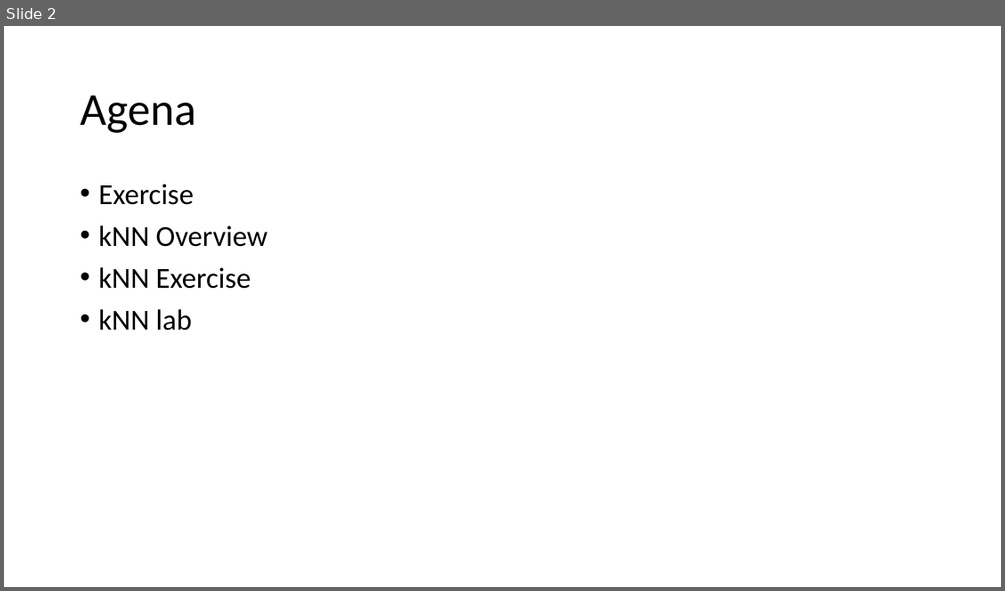
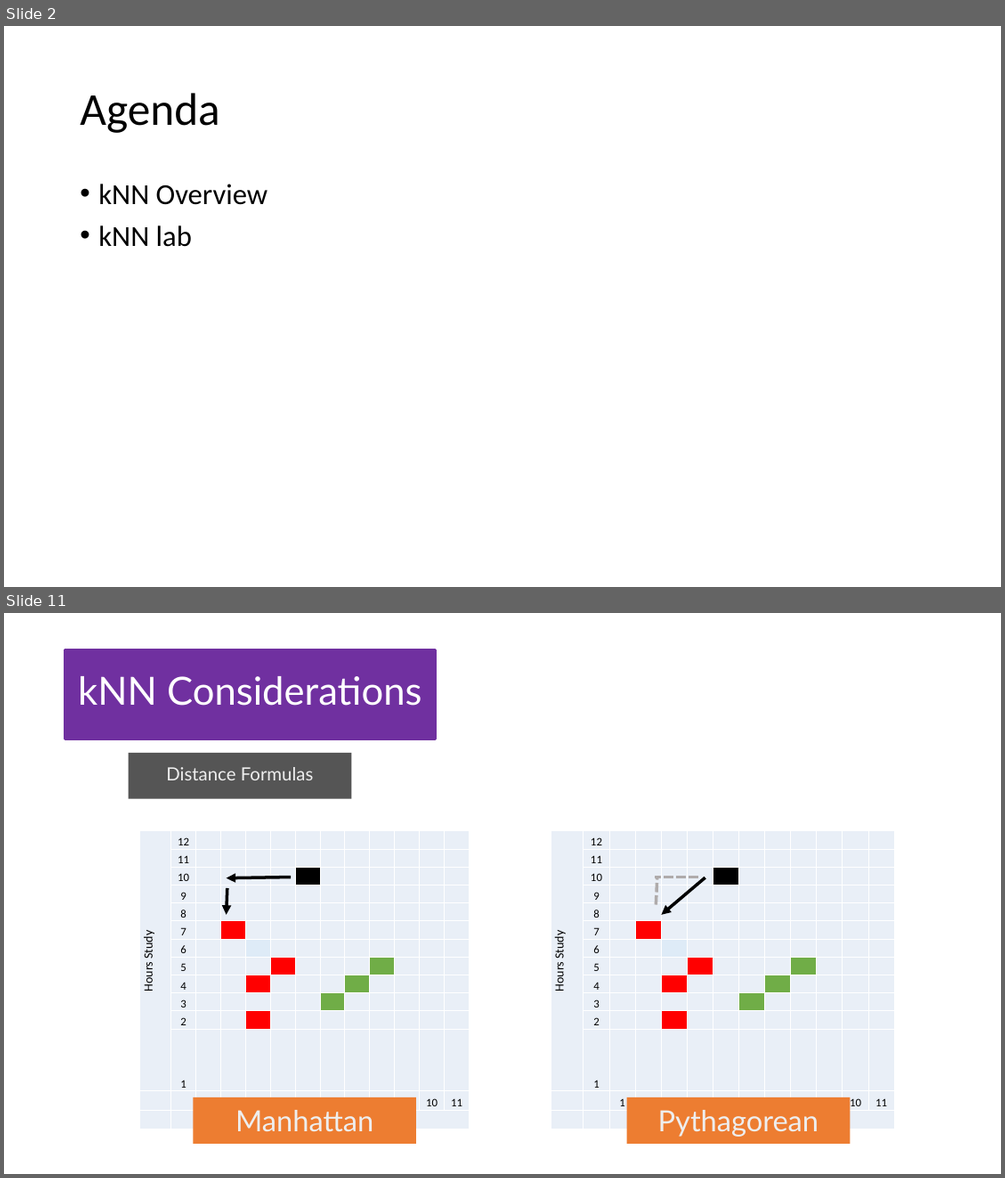
Before and after one commit to jamessdixon/tripass.knn, a slide deck: presentation/knn.pptx. Shown one above the other, each under a label of ours: slide 2 before the commit, slides 2 and 11 after it; the slides between them are not shown. The pictures are 1005x591 and 1005x1178 pixels, drawn with LibreOffice and Linux fonts; fonts in the diff are those of the drawing. Boxes give left, top, right and bottom in pixels: in the first picture for what was removed or moved away, otherwise in the second. Text is boxed around its words. In the diff, an @@ line names an element or a change of style, - is before the commit and + after.

```diff
--- a/presentation/knn.pptx
+++ b/presentation/knn.pptx
@@ slide 11 added at <box>4,613,1001,1174</box>, background #FFFFFF @@
@@ rectangle added at <box>65,649,436,738</box>, fill #7030A0, outline #7030A0 2.75 pt, 37.4 pt, text #FFFFFF @@
+kNN Considerations
@@ rectangle added at <box>128,753,351,799</box>, fill #555555, 17.5 pt, text #EEEEEE @@
+Distance Formulas
@@ table added at <box>140,831,468,1131</box>, 14 rows, 13 columns @@
+Hours Study | 12 |  |  |  |  |  |  |  |  |  |  | 
+ | 11 |  |  |  |  |  |  |  |  |  |  | 
+ | 10 |  |  |  |  |  |  |  |  |  |  | 
+ | 9 |  |  |  |  |  |  |  |  |  |  | 
+ | 8 |  |  |  |  |  |  |  |  |  |  | 
+ | 7 |  |  |  |  |  |  |  |  |  |  | 
+ | 6 |  |  |  |  |  |  |  |  |  |  | 
+ | 5 |  |  |  |  |  |  |  |  |  |  | 
+ | 4 |  |  |  |  |  |  |  |  |  |  | 
+ | 3 |  |  |  |  |  |  |  |  |  |  | 
+ | 2 |  |  |  |  |  |  |  |  |  |  | 
+ | 1 |  |  |  |  |  |  |  |  |  |  | 
+ |  | 1 | 2 | 3 | 4 | 5 | 6 | 7 | 8 | 9 | 10 | 11
+ |  | Hours Sleep |  |  |  |  |  |  |  |  |  | 
@@ table added at <box>551,831,898,1131</box>, 14 rows, 13 columns @@
+Hours Study | 12 |  |  |  |  |  |  |  |  |  |  | 
+ | 11 |  |  |  |  |  |  |  |  |  |  | 
+ | 10 |  |  |  |  |  |  |  |  |  |  | 
+ | 9 |  |  |  |  |  |  |  |  |  |  | 
+ | 8 |  |  |  |  |  |  |  |  |  |  | 
+ | 7 |  |  |  |  |  |  |  |  |  |  | 
+ | 6 |  |  |  |  |  |  |  |  |  |  | 
+ | 5 |  |  |  |  |  |  |  |  |  |  | 
+ | 4 |  |  |  |  |  |  |  |  |  |  | 
+ | 3 |  |  |  |  |  |  |  |  |  |  | 
+ | 2 |  |  |  |  |  |  |  |  |  |  | 
+ | 1 |  |  |  |  |  |  |  |  |  |  | 
+ |  | 1 | 2 | 3 | 4 | 5 | 6 | 7 | 8 | 9 | 10 | 11
+ |  | Hours Sleep |  |  |  |  |  |  |  |  |  | 
@@ arrow added from (291, 877) to (226, 877), #000000 3 pt @@
@@ line added from (698, 877) to (655, 877), #AFABAB 3 pt dashed @@
@@ line added from (656, 905) to (657, 877), #AFABAB 3 pt dashed @@
@@ arrow added from (705, 877) to (662, 915), #000000 3 pt @@
@@ arrow added from (227, 888) to (226, 915), #000000 3 pt @@
@@ rectangle added at <box>194,1097,416,1143</box>, fill #ED7D31, 28 pt, text #EEEEEE @@
+Manhattan
@@ rectangle added at <box>627,1097,850,1143</box>, fill #ED7D31, 28 pt, text #EEEEEE @@
+Pythagorean
@@ slide 2 changed as well @@
@@ title at <box>80,93,219,133</box>: text changed @@
-Agena
+Agenda
@@ text at <box>98,184,194,205</box>: paragraph removed @@
-• Exercise
@@ text at <box>98,267,251,289</box>: paragraph removed @@
-• kNN Exercise
```
Also in this commit, not shown: 13 other slides added, 2 slides removed, 6 other files.
